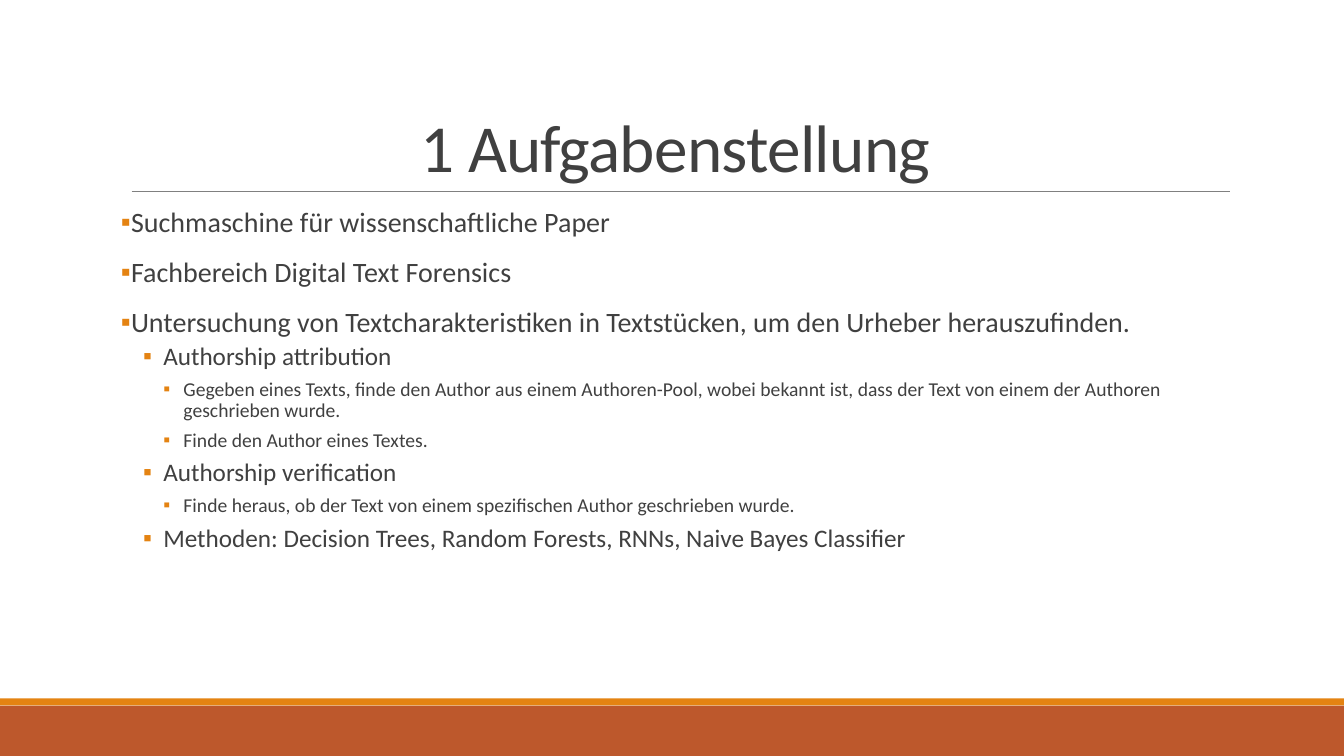
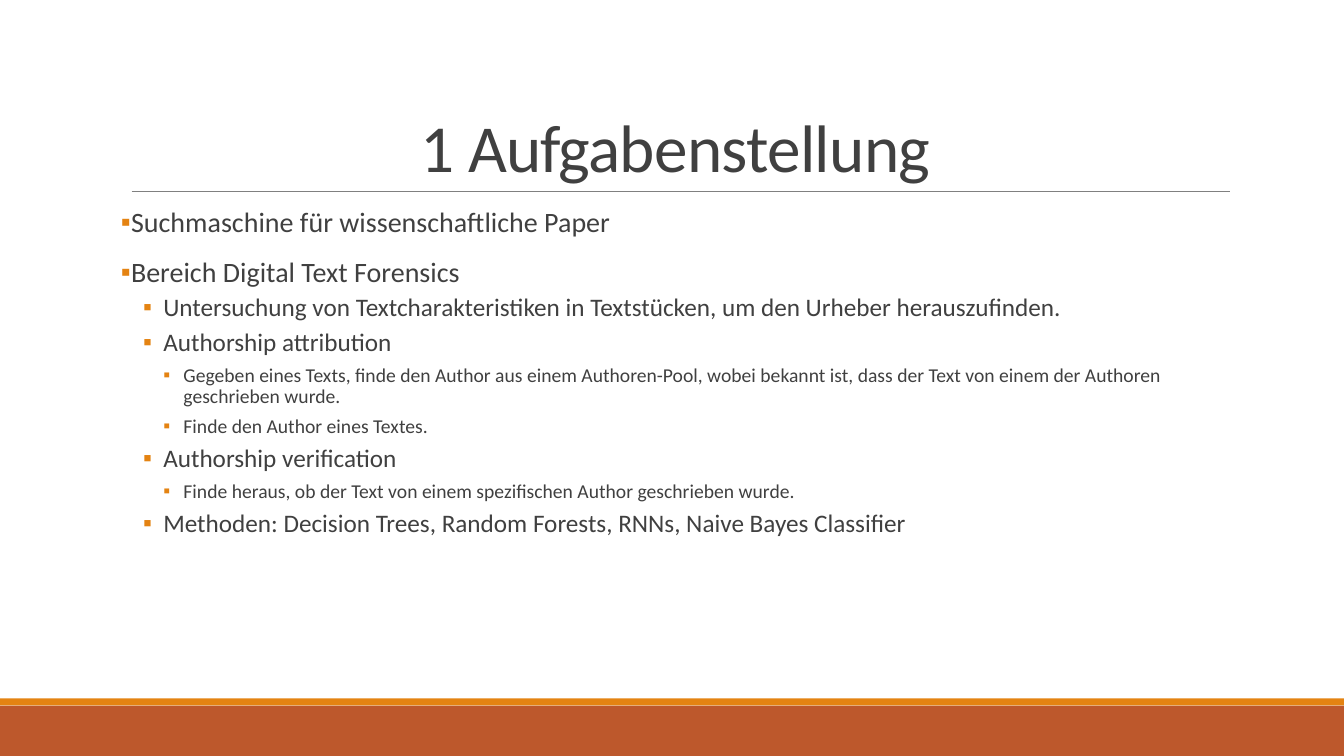
Before and after one commit to 43ndr1k/Digital-Text-Forensics, a slide deck: slide 3 of Zwischenpräsentation/Project Search Engine - Digital Text Forensix.pptx. Drawn at 1344x756 pixels with LibreOffice and Linux fonts; fonts in the diff are those of the drawing. Boxes give left, top, right and bottom in pixels: in the first picture for what was removed or moved away, otherwise in the second. Text is boxed around its words. In the diff, an @@ line names an element or a change of style, - is before the commit and + after.

```diff
--- a/Zwischenpräsentation/Project Search Engine - Digital Text Forensix.pptx
+++ b/Zwischenpräsentation/Project Search Engine - Digital Text Forensix.pptx
@@ text at [131,262,460,287]: text changed @@
-▪ Fachbereich Digital Text Forensics
+▪ Bereich Digital Text Forensics
@@ text at [163,298,1061,321]: size 20 to 18 pt in "Untersuchung von Textcharakteristiken in Textstücken, um den ..."; list level 1 to 2 in "Untersuchung von Textcharakteristiken in Textstücken, ..." @@
```
Also in this commit, not shown: 1 other slide changed.
